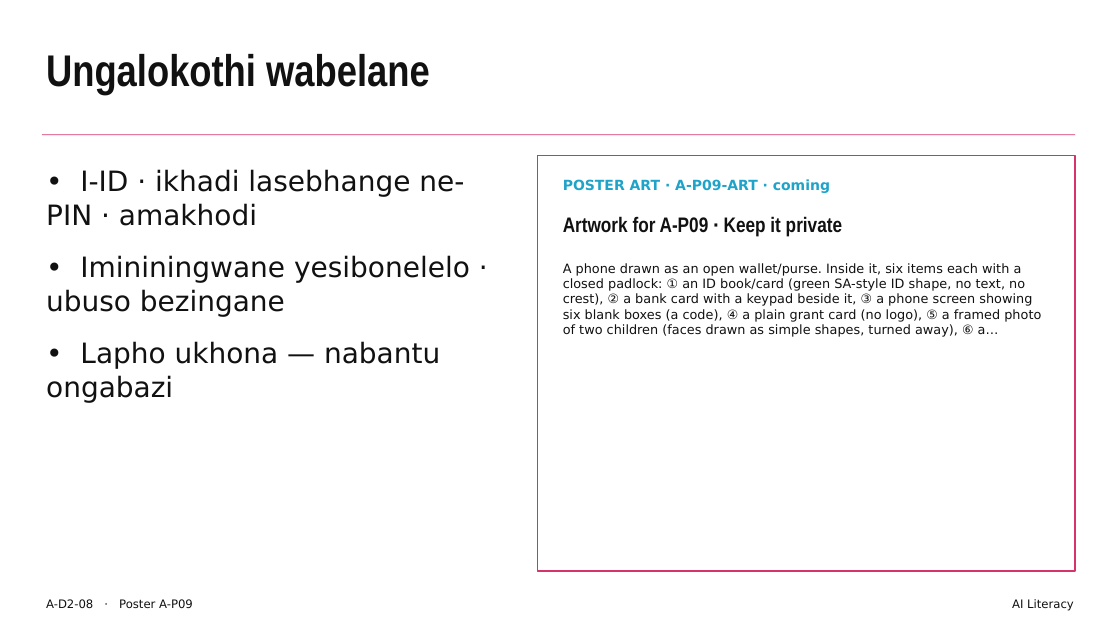
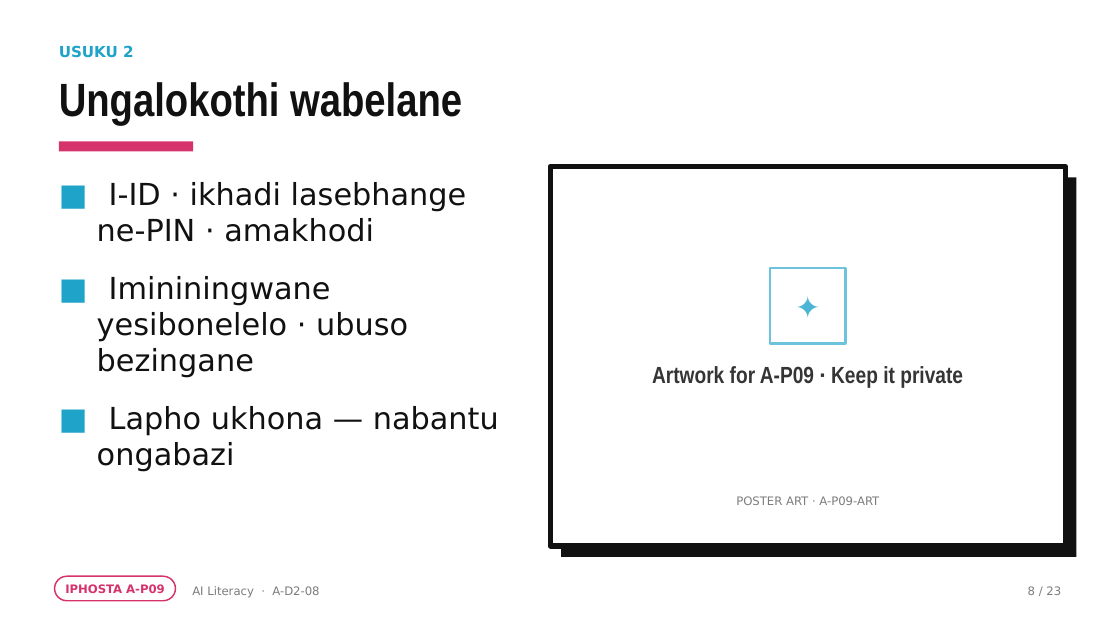
Before and after one commit to rorymclark-prog/ImbewuField, a slide deck: slide 8 of courses/build/ai-literacy/A-D2.zu.pptx. Drawn at 1120x630 pixels with LibreOffice and Linux fonts; fonts in the diff are those of the drawing. Boxes give left, top, right and bottom in pixels: in the first picture for what was removed or moved away, otherwise in the second. Text is boxed around its words. In the diff, an @@ line names an element or a change of style, - is before the commit and + after.

```diff
--- a/courses/build/ai-literacy/A-D2.zu.pptx
+++ b/courses/build/ai-literacy/A-D2.zu.pptx
@@ text added at (x1=59, y1=45, x2=134, y2=58), 13 pt, text #1FA3C8, bold @@
+USUKU 2
@@ text "Ungalokothi wabelane" moved from (x1=46, y1=54, x2=430, y2=94) to (x1=59, y1=82, x2=462, y2=125) @@
@@ text "Ungalokothi wabelane" at (x1=59, y1=82, x2=462, y2=125): size 38 to 40 pt; line spacing 1 to 0.95 @@
@@ rectangle removed at (x1=42, y1=134, x2=1075, y2=135) @@
@@ rectangle added at (x1=59, y1=141, x2=193, y2=151), fill #D6336C @@
@@ rectangle resized from (x1=538, y1=155, x2=1075, y2=571) to (x1=550, y1=166, x2=1065, y2=546) @@
@@ rectangle at (x1=550, y1=166, x2=1065, y2=546): outline #D6336C 1.25 pt to #111111 4.5 pt @@
@@ rectangle added at (x1=561, y1=177, x2=1076, y2=557), fill #111111 @@
@@ text at (x1=97, y1=182, x2=499, y2=471): text changed; size 24 to 26 pt @@
-• I-ID · ikhadi lasebhange ne-PIN · amakhodi
-• Imininingwane yesibonelelo · ubuso bezingane
-• Lapho ukhona — nabantu ongabazi
+■ I-ID · ikhadi lasebhange ne-PIN · amakhodi
+■ Imininingwane yesibonelelo · ubuso bezingane
+■ Lapho ukhona — nabantu ongabazi
@@ text removed at (x1=563, y1=263, x2=1041, y2=337) @@
-A phone drawn as an open wallet/purse. Inside it, six items each with a closed padlock: ① an ID book/card (green SA-style ID shape, no text, no crest), ② a bank card with a keypad beside it, ③ a phone screen showing six blank boxes (a code), ④ a plain grant card (no logo), ⑤ a framed photo of two children (faces drawn as simple shapes, turned away), ⑥ a…
@@ rectangle added at (x1=770, y1=268, x2=846, y2=344), outline #6DC3DB 2 pt @@
@@ text added at (x1=770, y1=268, x2=846, y2=344), 26 pt, text #4CB5D3 @@
+✦
@@ text "Artwork for A-P09 · Keep ..." moved from (x1=563, y1=216, x2=842, y2=237) to (x1=652, y1=366, x2=963, y2=388) @@
@@ text "Artwork for A-P09 · Keep ..." at (x1=652, y1=366, x2=963, y2=388): size 18 to 20 pt, text colour #111111 to #353535; alignment left to centre @@
@@ text at (x1=736, y1=496, x2=879, y2=505): text changed; size 12 to 10 pt; text colour #1FA3C8 to #7C7C7C; bold off @@
-POSTER ART · A-P09-ART · coming
+POSTER ART · A-P09-ART
@@ rounded rectangle added at (x1=55, y1=576, x2=176, y2=601), outline #D6336C 1.25 pt @@
@@ text added at (x1=65, y1=584, x2=165, y2=593), 10 pt, text #D6336C, bold @@
+IPHOSTA A-P09
@@ text "AI Literacy · A-D2-08" at (x1=192, y1=586, x2=319, y2=598): vertical alignment top to middle @@
@@ text at (x1=192, y1=586, x2=319, y2=598): text changed; text colour #111111 to #7C7C7C @@
-A-D2-08 · Poster A-P09
+AI Literacy · A-D2-08
@@ text removed at (x1=1012, y1=599, x2=1074, y2=611) @@
-AI Literacy
@@ text added at (x1=1028, y1=586, x2=1061, y2=595), 10 pt, text #7C7C7C @@
+8 / 23
```
Also in this commit, not shown: 22 other slides changed, 49 other files.
